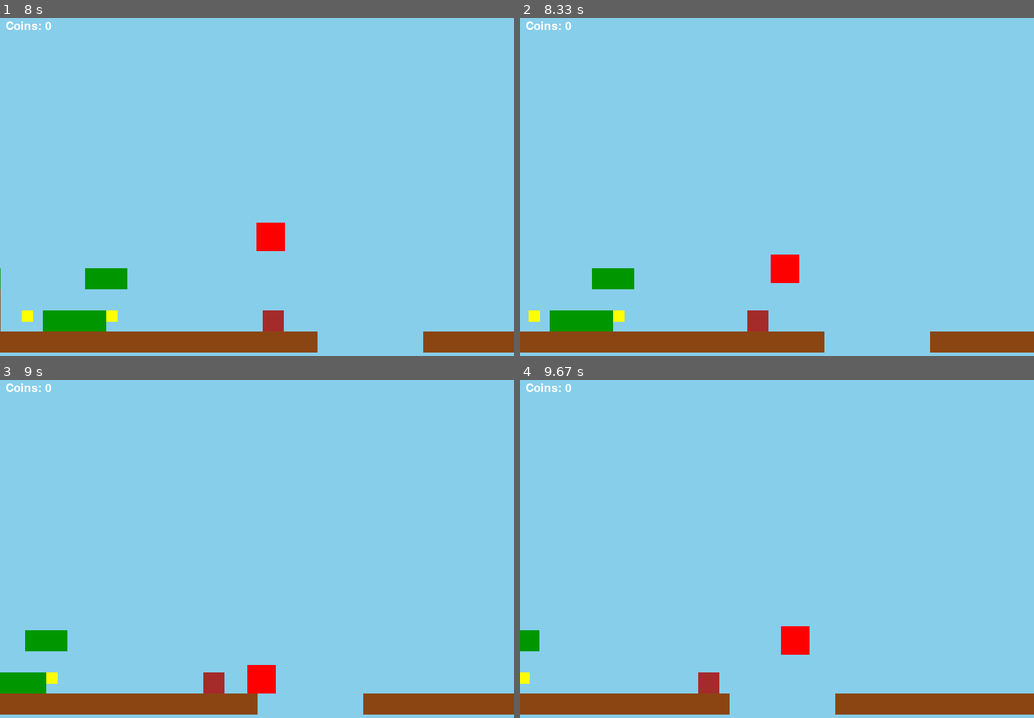
Above: before the commit, frames 1-4 (two rows, left to right).
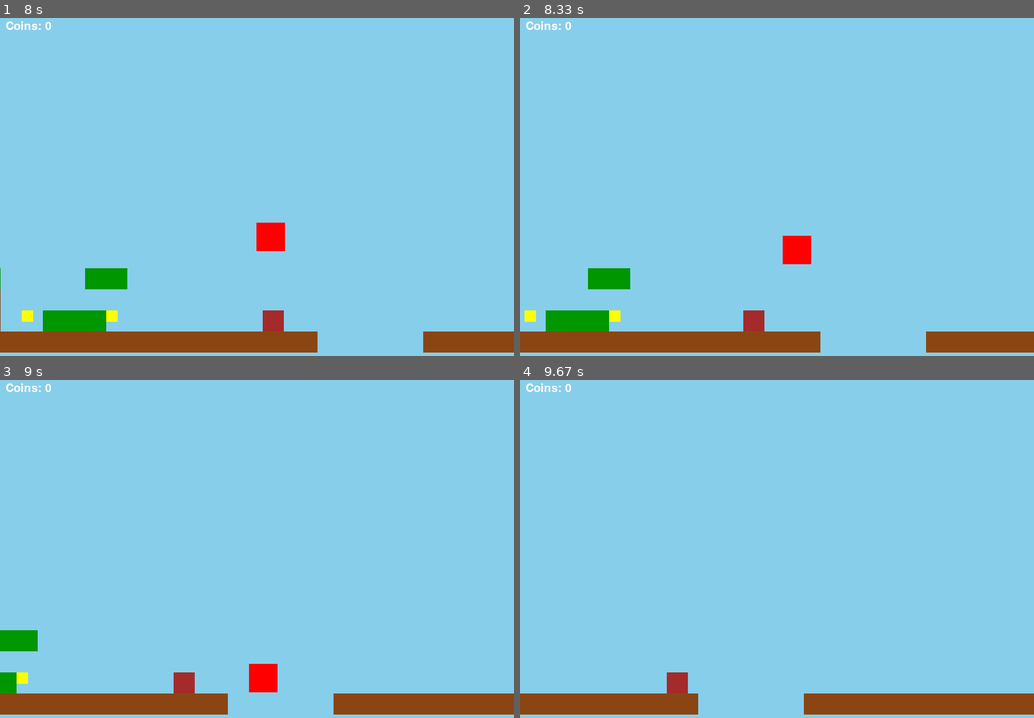
Above: after the commit, the same moments.

Repository: Graciano-B-L-Junior/Gamedevportfolio_pygame
Game: pygame game, started from 2 - Platform game/game.py
The game is run twice, just before and just after one commit, with the same random seed, the same clock (stepped at 60 frames per second) and the same inputs.
Inputs:
- Up to frame 1 (8 s): hold Right 0.33-0.8 s; hold Up 0.83-1.13 s; tap Space at 0.9, 1.23, 1.53, 1.73, 2.03, 2.3, 2.6, 2.73, 3.13, 3.43, 3.8, 4.1, 4.3, 4.6, 4.8, 5.13, 5.43, 5.63, 5.93, 6.2, 6.5, 6.63, 7.03, 7.33, 7.7 s; hold Right 1.17-1.63 s; hold Left 1.67-2.2 s; hold Left 2.23-2.63 s; hold Up 2.67-3.03 s; hold Right 3.07-3.7 s; hold Left 3.73-4.2 s; hold Right 4.23-4.7 s; hold Up 4.73-5.03 s; hold Right 5.07-5.53 s; hold Left 5.57-6.1 s; hold Left 6.13-6.53 s; hold Up 6.57-6.93 s; hold Right 6.97-7.6 s; hold Left from 7.63 s (still down)
- Up to frame 2 (8.33 s): tap Space at 8, 8.2 s; release Left at 8.1 s; hold Right from 8.13 s (still down)
- Up to frame 3 (9 s): tap Space at 8.5, 8.7 s; release Right at 8.6 s; hold Up 8.63-8.93 s; hold Right from 8.97 s (still down)
- Up to frame 4 (9.67 s): tap Space at 9.03, 9.33, 9.53 s; release Right at 9.43 s; hold Left from 9.47 s (still down)

Frame 1 is identical in both runs. In frame 2, 1.2% of the frame differs, in the area x 0-80%, y 64-99%; in frame 3, 2.4%, in the area x 0-71%, y 74-99%; in frame 4, 2.0%.

Commit message:
Refactor Enemy and Player classes; adjust health and collision logic for improved gameplay dynamics

Diff:
--- a/2 - Platform game/Physics/physics.py
+++ b/2 - Platform game/Physics/physics.py
@@ -29,10 +29,8 @@
         self.check_ledge()
 
     def handle_horizontal_collisions(self):
-        colliding = False
         for other in self.other_rects:
             if self.rect.colliderect(other):
-                colliding = True
                 if self.vx > 0:
                     self.rect.right = other.left
                 elif self.vx < 0:
--- a/2 - Platform game/enemy.py
+++ b/2 - Platform game/enemy.py
@@ -13,7 +13,7 @@
         self.color_brown = (165, 42, 42)
         self.rect = pygame.Rect(self.x,self.y,self.width,self.height)
         self.other_rects = []
-        self.health = 2
+        self.health = 5
         self.vx = -50 # Start moving left
 
 
@@ -30,18 +30,22 @@
         for other in self.other_rects:
             is_player_instance = False
             if isinstance(other, Player):
+                rect = other.rect
                 is_player_instance = True
-                rect = other.rect
             else:
                 rect = other
             if self.rect.colliderect(rect):
-                if self.rect.centerx < rect.centerx:
-
+                if isinstance(other, Player) and rect.bottom < self.rect.centery:
+                    continue
+                elif self.rect.centerx < rect.centerx:
                     self.rect.right = rect.left
                 else:
                     self.rect.left = rect.right
+
+                if is_player_instance:
+                    other.get_hit_signal(self.rect)
+
                 self.vx *= -1
-                # self.x = self.rect.x
 
     def handle_vertical_collisions(self):
         self.on_ground = False
@@ -52,18 +56,17 @@
                 player_instance = rect
                 rect = rect.rect
             if self.rect.colliderect(rect):
-                if self.vy > 0:
+                if is_player_instance:
+                    self.health -= 1
+                    print("oi")
+                    player_instance.get_hit_signal(self.rect)
+                elif self.vy > 0:
                     self.rect.bottom = rect.top
                     self.on_ground = True
                     self.vy = 0
                 elif self.vy < 0:
                     self.rect.top = rect.bottom
                     self.vy = 0
-                if is_player_instance:
-                    self.health -= 1
-                    player_instance.player_hit_enemy_signal(self.rect)
-                # self.y = self.rect.y
-
 
     @property
     def is_dead(self):
--- a/2 - Platform game/player.py
+++ b/2 - Platform game/player.py
@@ -19,18 +19,16 @@
         self.rect = pygame.Rect(self.x, self.y, self.width, self.height)
         self.color = (255, 0, 0)
 
-        # Horizontal movement
         self.vx = 0
         self.acceleration_rate = 10
         self.friction = 30
 
 
-        # Vertical movement
         self.vy = 0
         self.gravity = 60
         self.on_ground = False
         self.is_holding_jump = False
-        self.variable_jump_multiplier = -18 # Reduces upward velocity when jump is held
+        self.variable_jump_multiplier = -18
 
         # Advanced jump mechanics
         self.COYOTE_DURATION = 0.15
@@ -48,7 +46,6 @@
 
         # Collision/hit data
         self.apply_hit_movement_logic = False
-        self.apply_hit_jump_movement_logic = False
         self.collision_data = {
             "enemy" : None,
             "from_left" : False,
@@ -56,8 +53,6 @@
             "from_top" : False,
             "from_bottom" : False,
         }
-
-
 
     def draw(self, surface, offset_x=0):
         draw_rect = self.rect.copy()
@@ -97,6 +92,16 @@
                 self.vx += self.friction * delta_time
                 if self.vx > 0: self.vx = 0
 
+
+        if self.apply_hit_movement_logic and (self.collision_data["from_left"] or self.collision_data["from_right"]):
+            if self.collision_data["from_left"]:
+                self.vx += self.knockback_impulse
+            elif self.collision_data["from_right"]:
+                self.vx -= self.knockback_impulse
+
+            self.apply_hit_movement_logic = False
+            self.reset_collision_data()
+
         self.vx = max(-self.max_speed, min(self.max_speed, self.vx))
 
     def _apply_vertical_movement(self, delta_time):
@@ -115,14 +120,16 @@
         self.vy += self.gravity * delta_time
         self.vy = min(self.vy, self.maximum_fall_speed)
 
-        if self.apply_hit_movement_logic and self.collision_data["from_top"] or self.collision_data["from_bottom"]:
+        if self.apply_hit_movement_logic and (self.collision_data["from_top"] or self.collision_data["from_bottom"]):
+            print(f'collision_data: {self.collision_data}')
             if self.collision_data["from_top"]:
                 self.vy += self.knockback_impulse
             elif self.collision_data["from_bottom"]:
                 self.vy -= self.knockback_impulse
-            self.apply_hit_jump_movement_logic = False
+
+            self.apply_hit_movement_logic = False
+
             self.reset_collision_data()
-
 
     def handle_horizontal_collisions(self, other_rects):
         self.rect.x += self.vx
@@ -189,9 +196,9 @@
 
         if overlap_x < overlap_y: # Horizontal collision
             if self.rect.centerx < enemy_rect.centerx:
+                self.collision_data["from_right"] = True
+            else:
                 self.collision_data["from_left"] = True
-            else:
-                self.collision_data["from_right"] = True
         else: # Vertical collision
             if self.rect.centery < enemy_rect.centery: # Player hit enemy from above
                 self.collision_data["from_top"] = True
@@ -200,9 +207,8 @@
 
         self.apply_hit_movement_logic = True
 
-
     def player_hit_enemy_signal(self, enemy_rect):
-        pass
+        self.y -= self.knockback_impulse
 
     def jump_hit(self):
         self.vy = -self.knockback_impulse
